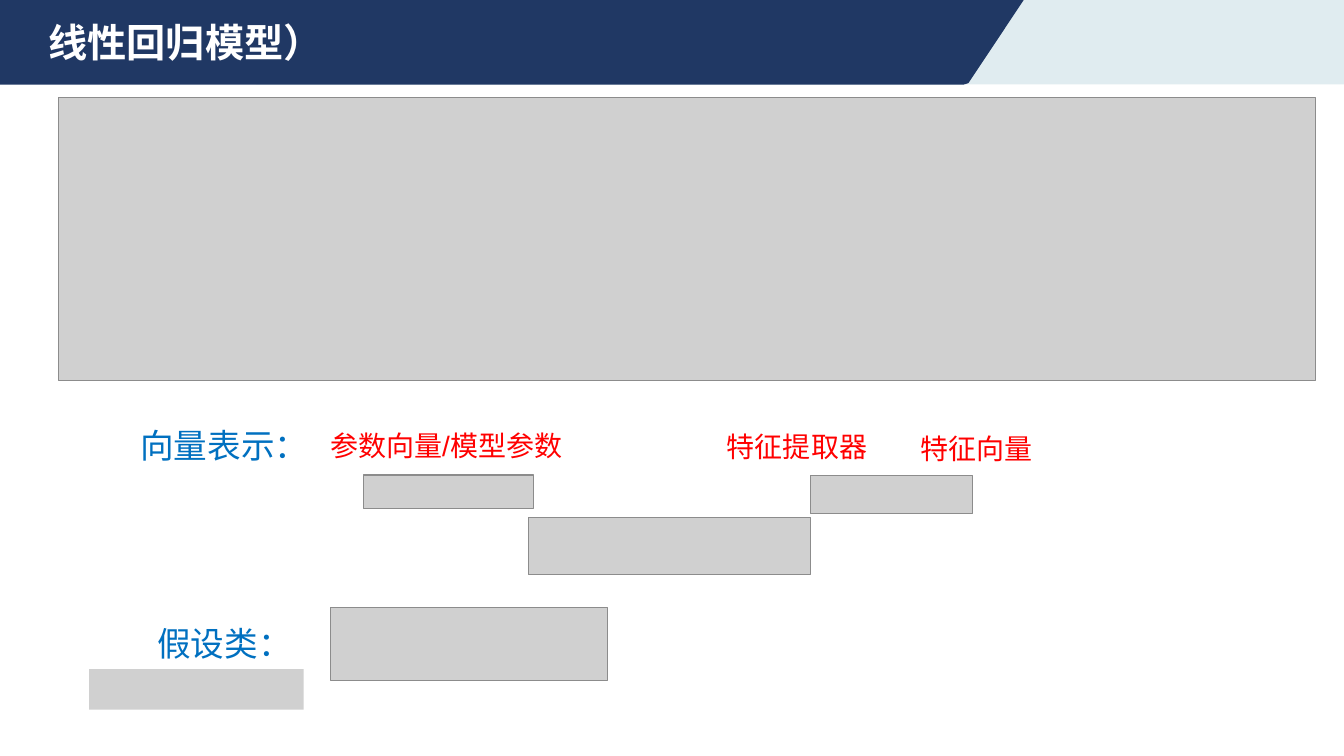
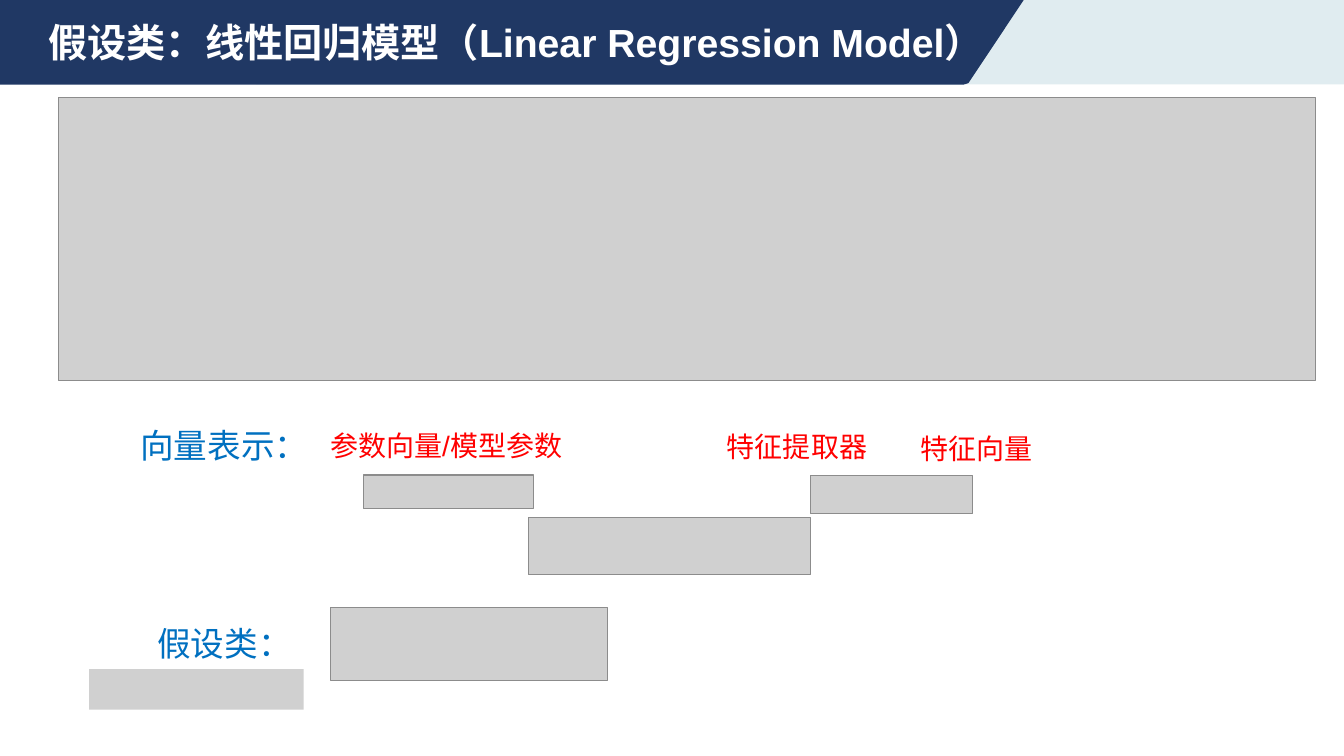
Before and after one commit to ustc-aicourse/ustc-aicourse.github.io, a slide deck: slide 15 of course-materials/theory/2026-09-14/2.4线性回归.pptx (slide 23 before the commit). Drawn at 1344x756 pixels with LibreOffice and Linux fonts; fonts in the diff are those of the drawing; grey boxes stand for pictures. Boxes give left, top, right and bottom in pixels: in the first picture for what was removed or moved away, otherwise in the second. Text is boxed around its words. In the diff, an @@ line names an element or a change of style, - is before the commit and + after.

```diff
--- a/course-materials/theory/2026-09-14/2.4线性回归.pptx
+++ b/course-materials/theory/2026-09-14/2.4线性回归.pptx
@@ text at [48, 23, 983, 65]: text changed @@
-线性回归模型）
+假设类：线性回归模型（Linear Regression Model）
```
Also in this commit, not shown: 3 other slides changed, 54 slides added, 14 slides removed, 5 other files.
